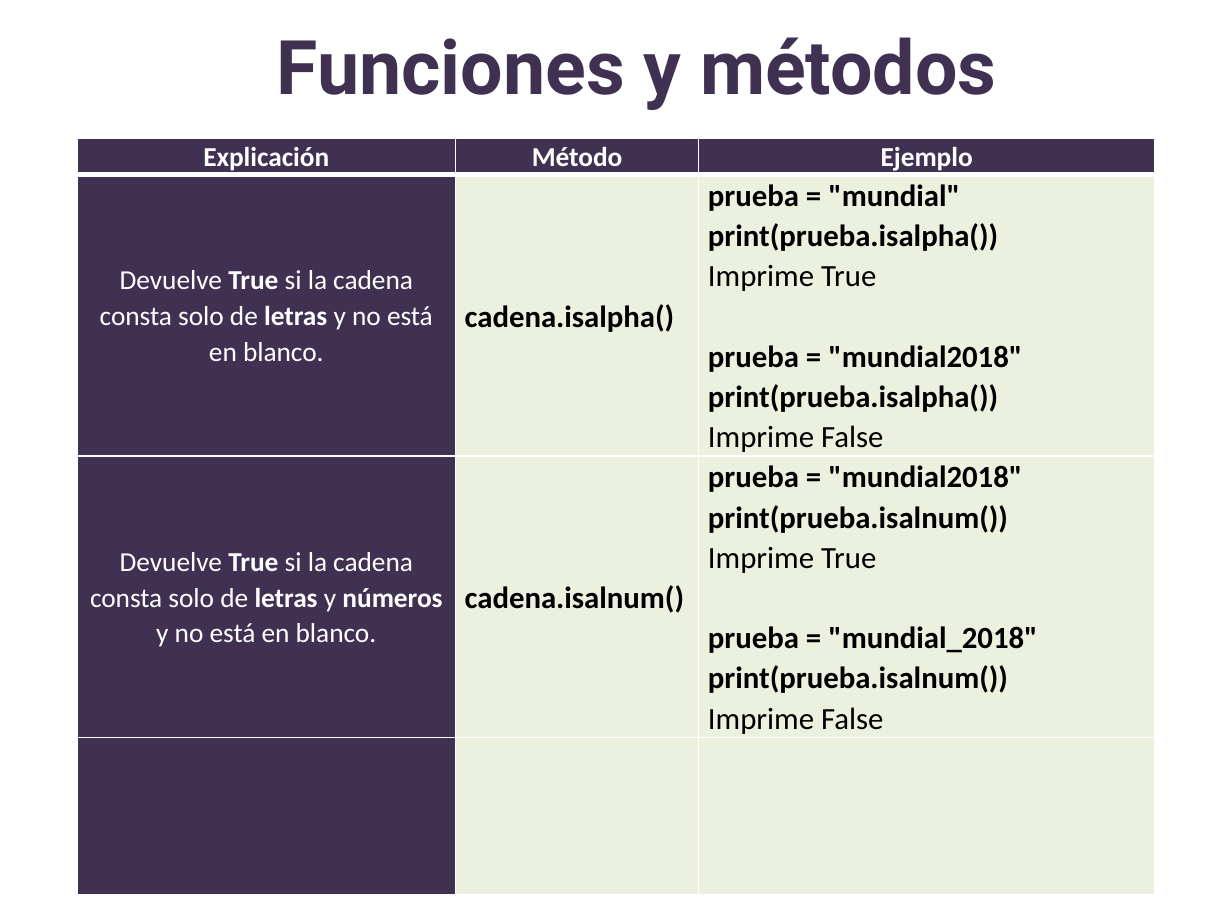
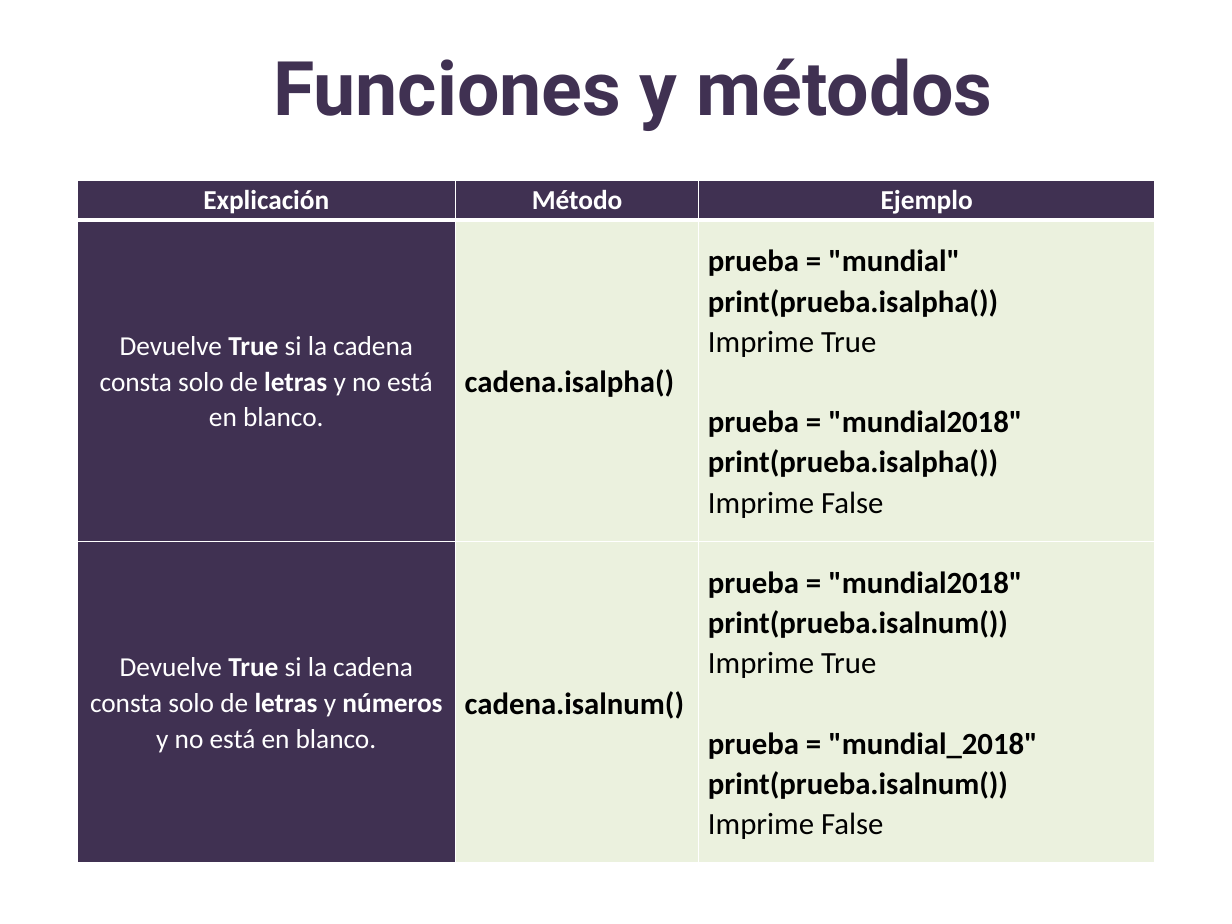
Before and after one commit to lizetheP/PensamientoC, a slide deck: slide 14 of CalendarioAgo20L/presentaciones/11_Strings.pptx. Drawn at 1232x924 pixels with LibreOffice and Linux fonts; fonts in the diff are those of the drawing. Boxes give left, top, right and bottom in pixels: in the first picture for what was removed or moved away, otherwise in the second. Text is boxed around its words. In the diff, an @@ line names an element or a change of style, - is before the commit and + after.

```diff
--- a/CalendarioAgo20L/presentaciones/11_Strings.pptx
+++ b/CalendarioAgo20L/presentaciones/11_Strings.pptx
@@ title "Funciones y métodos": place and size @@
-title "Funciones y métodos" at (277,37,996,110)
+title "Funciones y métodos" at (273,58,992,131)
@@ table at (78,181,1154,864) @@
-row 4:  |  | 
@@ table: place and size @@
-table at (78,138,1154,880)
+table at (78,181,1154,864)
```
Also in this commit, not shown: 6 other slides changed, 9 other files.
